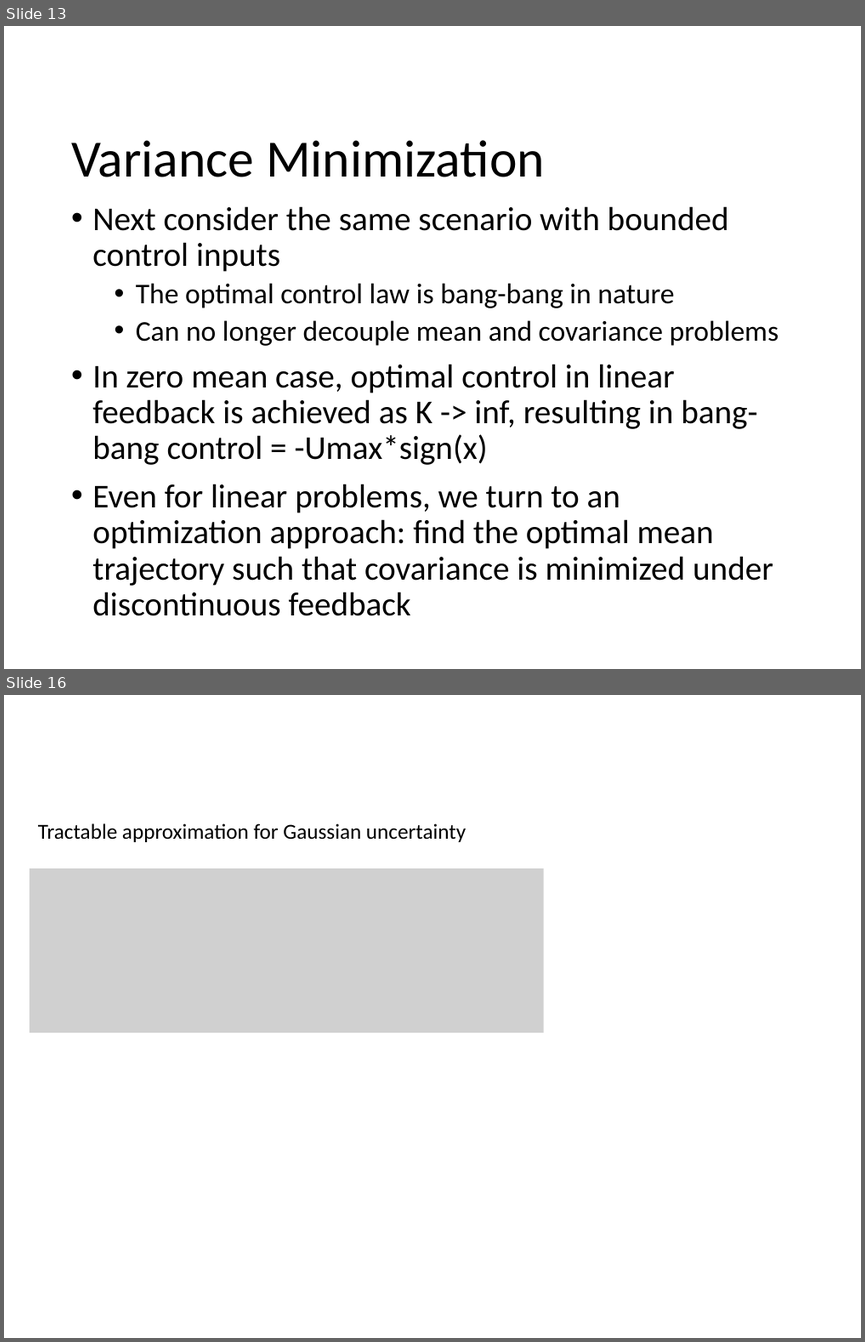
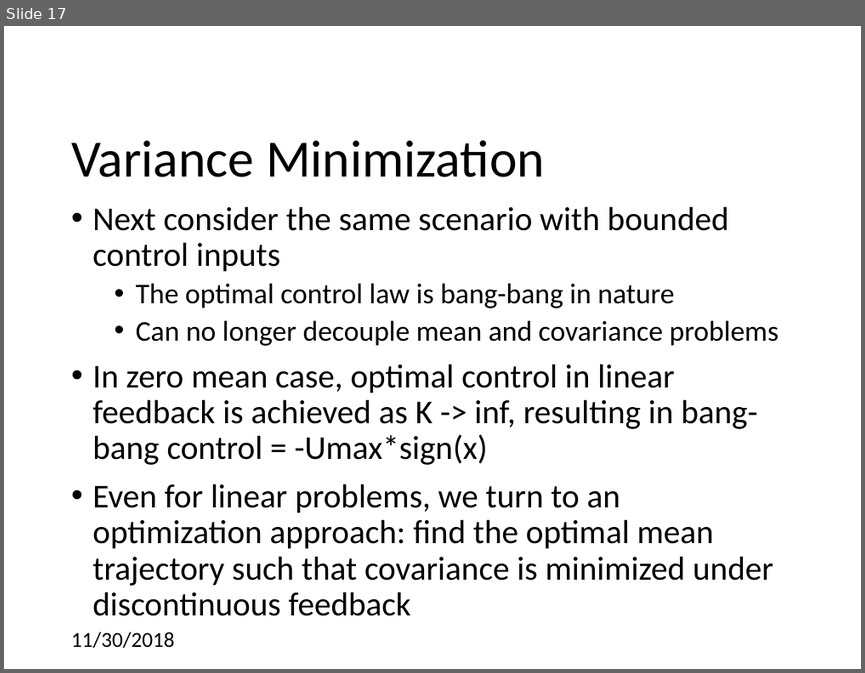
Before and after one commit to CDNoyes/EDL-Py, a slide deck: Documents/Qual Exam.pptx. Shown one above the other, each under a label of ours: slides 13 and 16 before the commit, slide 17 after it; the slides between them are not shown. The pictures are 865x1342 and 865x673 pixels, drawn with LibreOffice and Linux fonts; fonts in the diff are those of the drawing; grey boxes stand for pictures; background and template pictures are left out. Boxes give left, top, right and bottom in pixels: in the first picture for what was removed or moved away, otherwise in the second. Text is boxed around its words. In the diff, an @@ line names an element or a change of style, - is before the commit and + after.

```diff
--- a/Documents/Qual Exam.pptx
+++ b/Documents/Qual Exam.pptx
@@ slide 16 removed at [4, 695, 861, 1338], background #FFFFFF @@
@@ text removed at [38, 823, 466, 842] @@
-Tractable approximation for Gaussian uncertainty
@@ picture removed at [30, 868, 544, 1032] @@
@@ what was slide 13 is now slide 17 @@
@@ slide 17 changed as well @@
@@ text added at [71, 631, 174, 647], 18 pt, text #000000 @@
+11/30/2018
```
Also in this commit, not shown: 27 other slides changed, 6 slides added.
